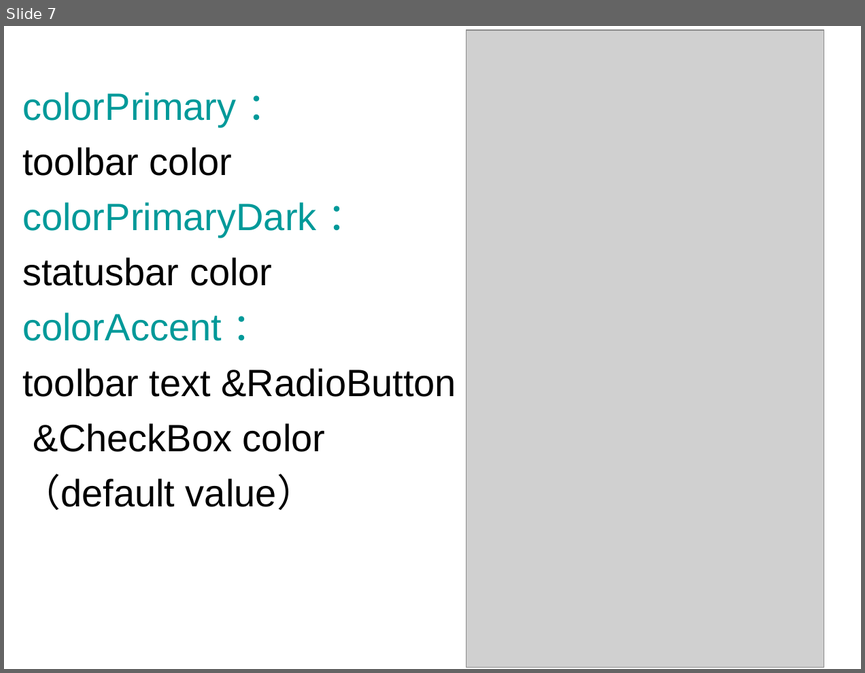
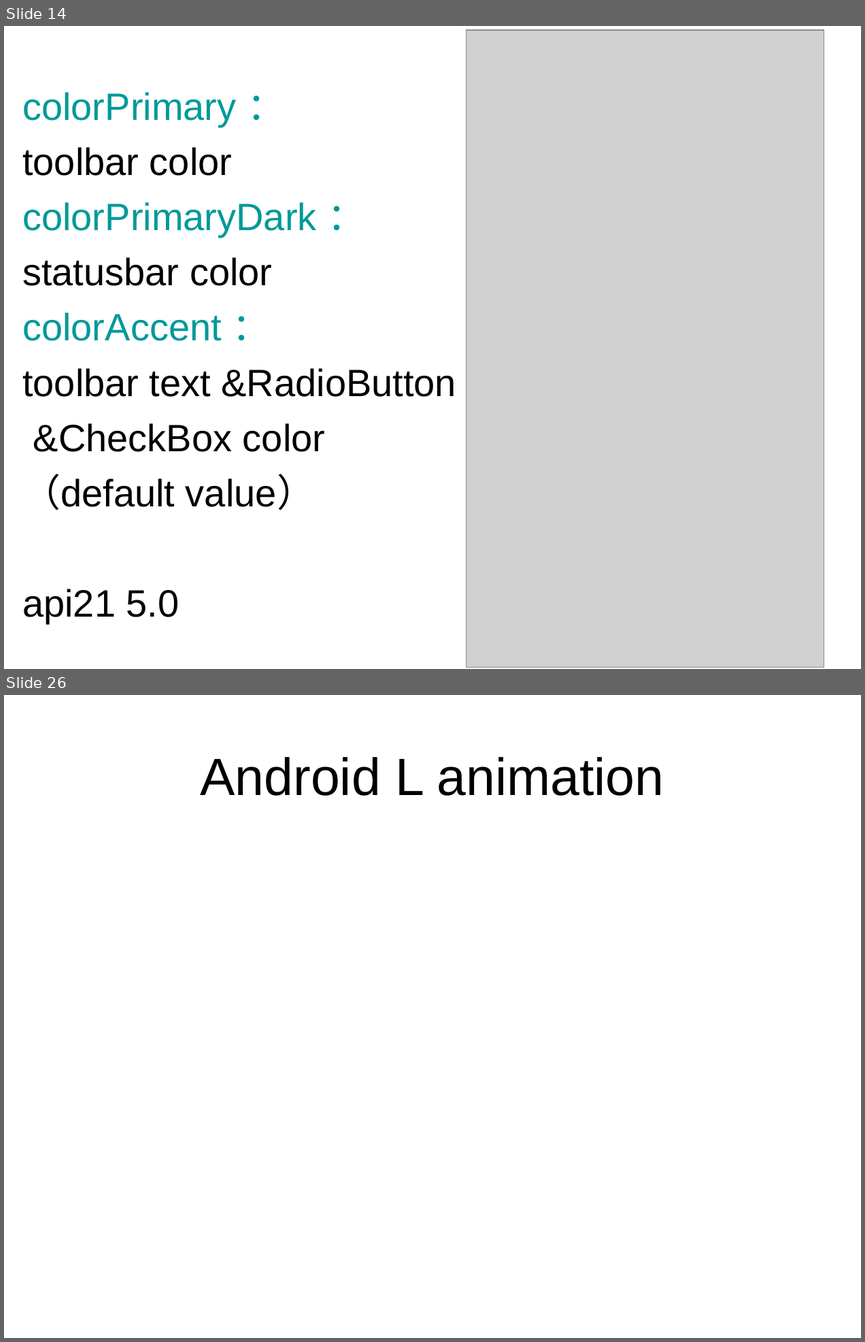
Before and after one commit to AlminChou/MaterialDemo, a slide deck: Material design.ppt. Shown one above the other, each under a label of ours: slide 7 before the commit, slides 14 and 26 after it; the slides between them are not shown. The pictures are 865x673 and 865x1342 pixels, drawn with LibreOffice and Linux fonts; fonts in the diff are those of the drawing; grey boxes stand for pictures. Boxes give left, top, right and bottom in pixels: in the first picture for what was removed or moved away, otherwise in the second. Text is boxed around its words. In the diff, an @@ line names an element or a change of style, - is before the commit and + after.

```diff
--- a/Material design.ppt
+++ b/Material design.ppt
@@ slide 26 added at <box>4,695,861,1338</box>, background #FFFFFF @@
@@ title added at <box>201,757,664,796</box>, 44 pt, text #000000 @@
+Android L animation
@@ what was slide 7 is now slide 14 @@
@@ slide 14 changed as well @@
@@ text at <box>22,588,179,624</box>: paragraph added @@
+api21 5.0
```
Also in this commit, not shown: 2 other slides changed, 19 other slides added, 2 slides removed, 17 other files.
